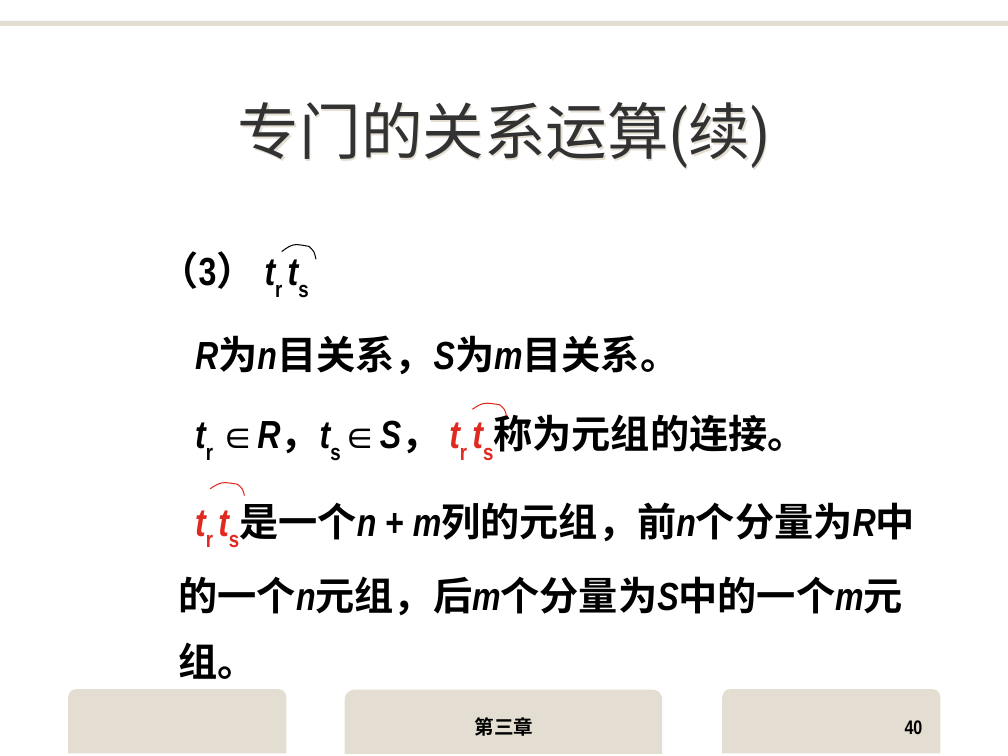
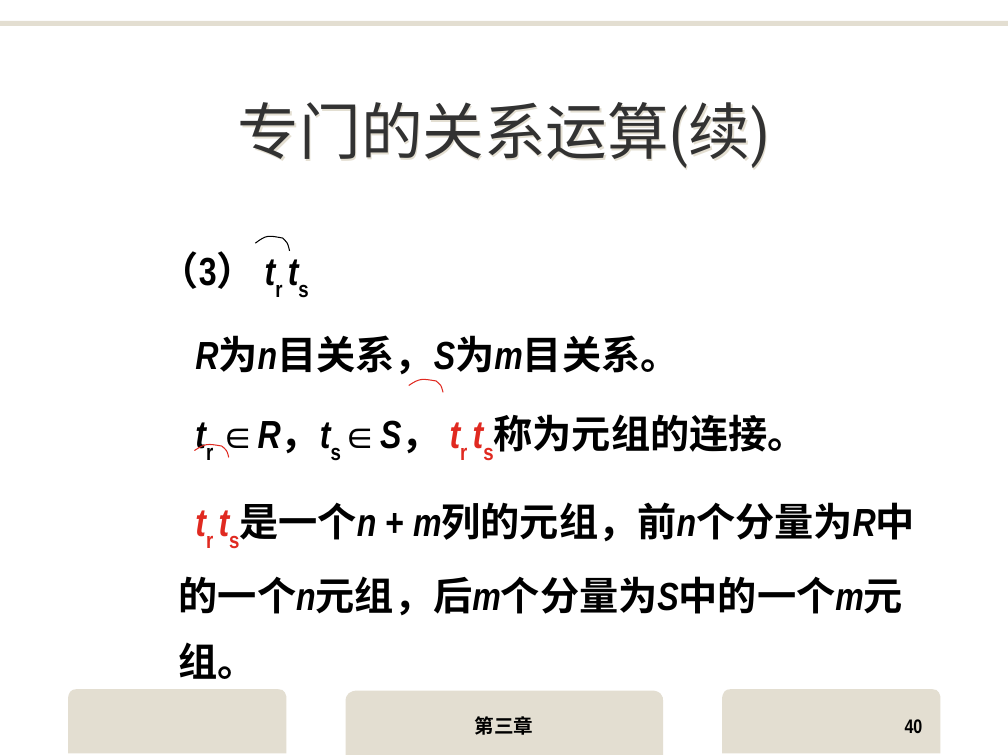
Before and after one commit to yuanba/Study, a slide deck: slide 40 of MySQL/DB-ppt/3关系数据库.ppt. Drawn at 1008x756 pixels with LibreOffice and Linux fonts; fonts in the diff are those of the drawing; background and template pictures are left out. Boxes give left, top, right and bottom in pixels: in the first picture for what was removed or moved away, otherwise in the second. Text is boxed around its words. In the diff, an @@ line names an element or a change of style, - is before the commit and + after.

```diff
--- a/MySQL/DB-ppt/3关系数据库.ppt
+++ b/MySQL/DB-ppt/3关系数据库.ppt
@@ freeform shape moved from (x1=282, y1=243, x2=317, y2=259) to (x1=255, y1=235, x2=289, y2=251) @@
@@ freeform shape moved from (x1=473, y1=402, x2=507, y2=416) to (x1=409, y1=378, x2=444, y2=392) @@
@@ freeform shape moved from (x1=211, y1=481, x2=245, y2=495) to (x1=195, y1=444, x2=229, y2=458) @@
```
Also in this commit, not shown: 80 other slides changed, 28 other files.
